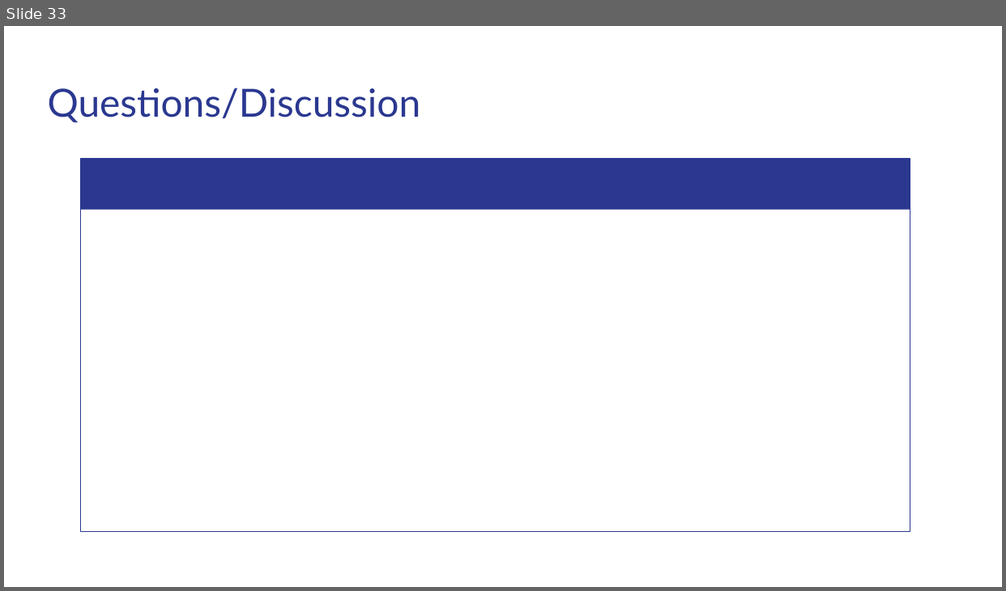
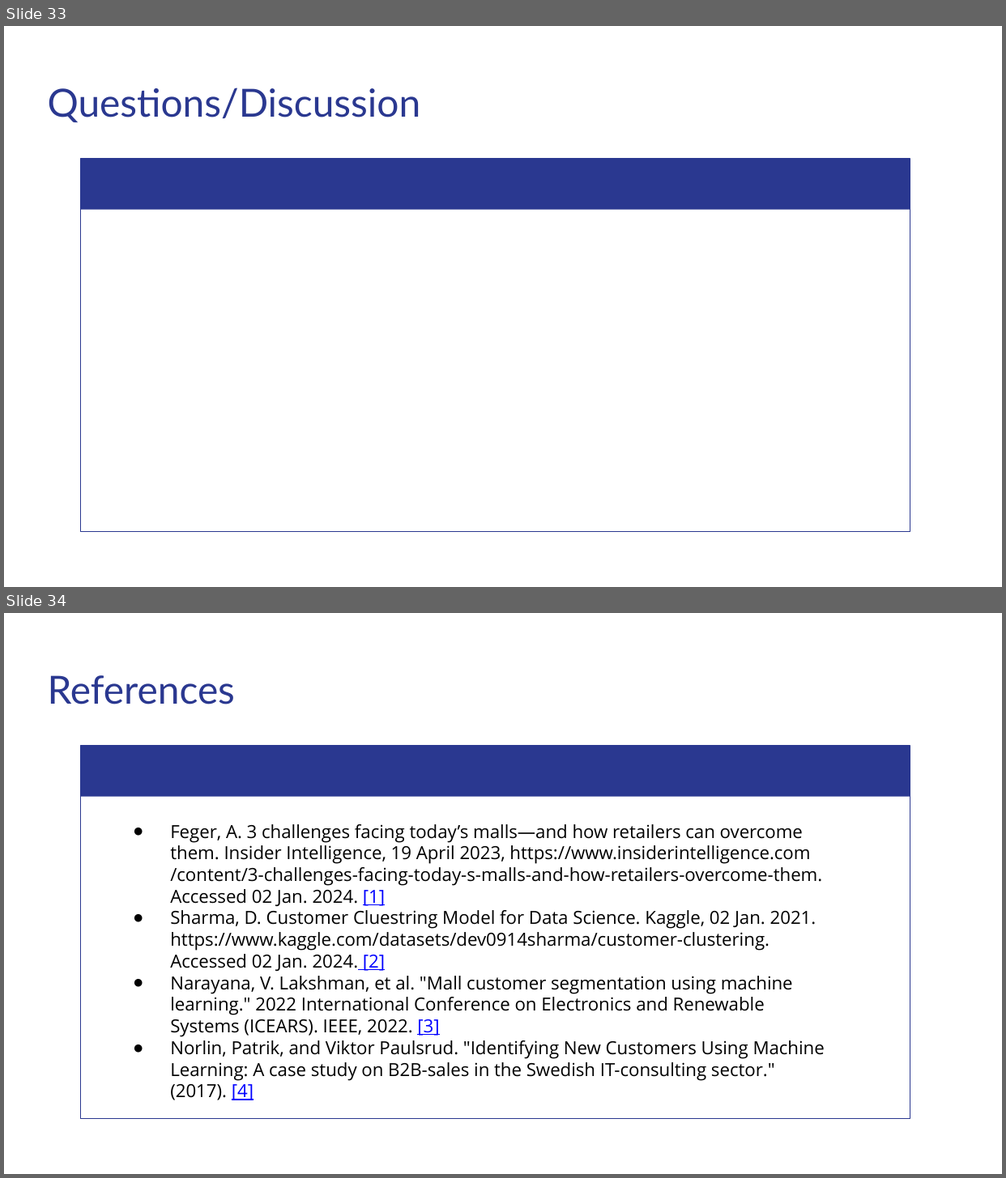
Before and after one commit to matthewshawnkehoe/Data-Science-Projects, a slide deck: Capstone Projects/Capstone_Three_Unsupervised_ML/Classifying_Mall_Customers.pptx. Shown one above the other, each under a label of ours: slide 33 before the commit, slides 33 and 34 after it. The pictures are 1006x591 and 1006x1178 pixels, drawn with LibreOffice and Linux fonts; fonts in the diff are those of the drawing. Boxes give left, top, right and bottom in pixels: in the first picture for what was removed or moved away, otherwise in the second. Text is boxed around its words. In the diff, an @@ line names an element or a change of style, - is before the commit and + after.

Commit message:
Updated mall customer analysis

```diff
--- a/Capstone Projects/Capstone_Three_Unsupervised_ML/Classifying_Mall_Customers.pptx
+++ b/Capstone Projects/Capstone_Three_Unsupervised_ML/Classifying_Mall_Customers.pptx
@@ slide 34 added at (x1=4, y1=613, x2=1002, y2=1174), background #FFFFFF @@
@@ title added at (x1=48, y1=675, x2=235, y2=705), 28 pt, text #2A3890 @@
+References
@@ freeform shape added at (x1=80, y1=746, x2=910, y2=797), fill #2A3890 @@
@@ freeform shape added at (x1=80, y1=746, x2=910, y2=1119), outline #2A3890 0.75 pt @@
@@ text added at (x1=170, y1=824, x2=825, y2=1101), 13 pt, text #000000 @@
+● Feger, A. 3 challenges facing today’s malls—and how retailers can overcome them. Insider Intelligence, 19 April 2023, https://www.insiderintelligence.com /content/3-challenges-facing-today-s-malls-and-how-retailers-overcome-them. Accessed 02 Jan. 2024. [1]
+● Sharma, D. Customer Cluestring Model for Data Science. Kaggle, 02 Jan. 2021. https://www.kaggle.com/datasets/dev0914sharma/customer-clustering. Accessed 02 Jan. 2024. [2]
+● Narayana, V. Lakshman, et al. "Mall customer segmentation using machine learning." 2022 International Conference on Electronics and Renewable Systems (ICEARS). IEEE, 2022. [3]
+● Norlin, Patrik, and Viktor Paulsrud. "Identifying New Customers Using Machine Learning: A case study on B2B-sales in the Swedish IT-consulting sector." (2017). [4]
```
Also in this commit, not shown: 9 slides changed, 1 other slide added.
